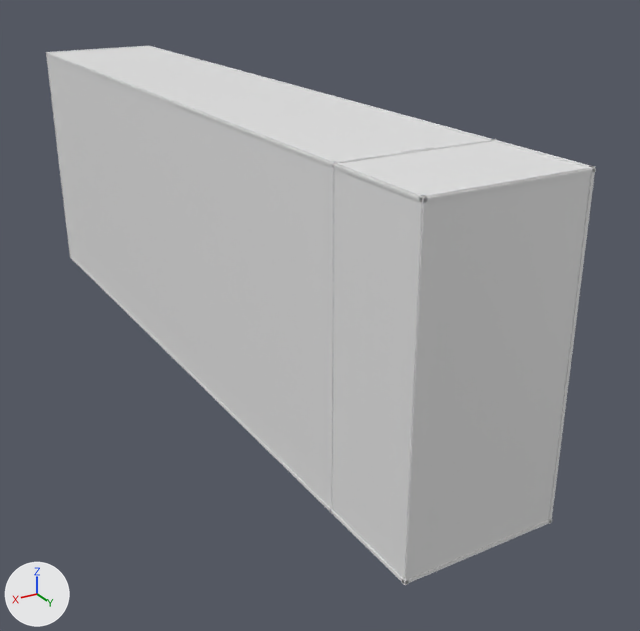
Two versions of the Blender file assets/models/EditableWallsBlender/Room17Walls.blend, one commit apart.
Rendered twice from a 50 mm lens placed at (66.3, 173.9, 70.0), pointed at (-9.9, 47.1, 6.6). The axes (+X, +Y, +Z) are drawn at lower left. The lights are the same throughout. The picture after the commit comes second.

In view in the first picture: 'REF_000_HazardFloor', 'REF_001_Ceiling', 'REF_002_LeftWall', 'REF_003_RightWall', 'REF_005_ExitWall', 'REF_945_ExitDoorBackingRight' and 3 more.
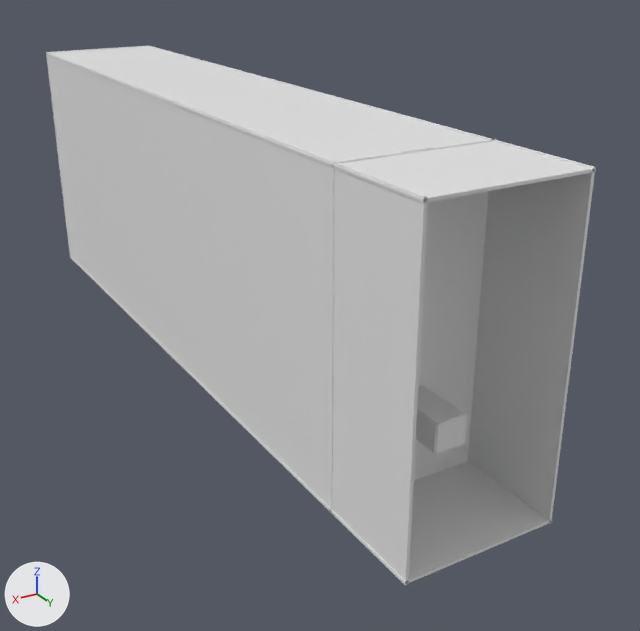
Where the newer file only moved an object's origin or applied its transform, the numbers keep the older frame.

Changed parts and their boxes [x1, y1, x2, y2] in the pictures (640 x 631 px):
'REF_005_ExitWall', deleted
    before: [402, 166, 595, 584]
'REF_002_LeftWall', unchanged, uncovered by the edit
    both: [148, 46, 595, 524]
'REF_944_ExitDoorBackingLeft', unchanged, uncovered by the edit
    before: [434, 139, 496, 150]
    after: [417, 139, 496, 479]
'REF_000_HazardFloor', unchanged, uncovered by the edit
    both: [70, 256, 552, 585]

Edits to the bpy script that builds the scene:
```text
Remove ob_ref_005_exitwall:
    ob_ref_005_exitwall = bpy.data.objects.new('REF_005_ExitWall', me_ref_005_exitwall_mesh)
    ob_ref_005_exitwall.location = (0.0, 104.0, 21.0)
```
